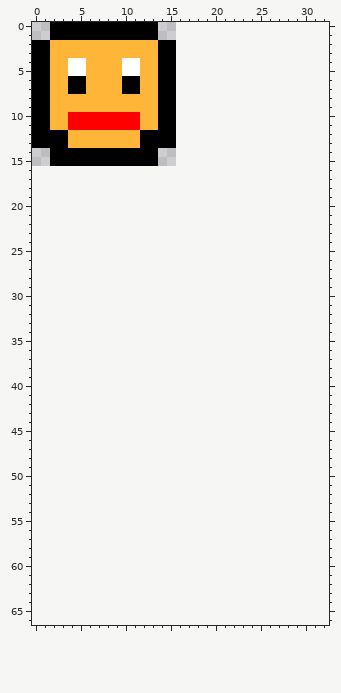
File history of a sprite sheet, Lakeside2/Content/entities/player.png. The picture above was drawn from the file before the commit.
The file is 16x16 pixels. The old version is drawn lined up with the new one, on the new canvas.
Now the later version:
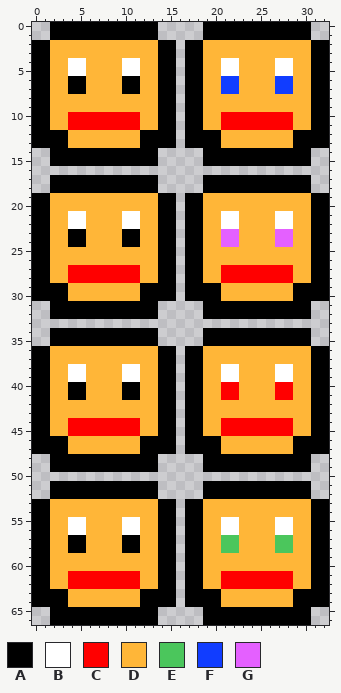
Palette (. is transparent): A #000000  B #ffffff  C #ff0000  D #ffb638  E #4bc65c  F #113dff  G #e460ff
From old to new:
canvas 16x16 -> 33x67
Changed rows in their new state; - is an unchanged pixel.
first column x 0:
 0 -------------------AAAAAAAAAAAA--
 1 -------------------AAAAAAAAAAAA--
 2 -----------------AADDDDDDDDDDDDAA
 3 -----------------AADDDDDDDDDDDDAA
 4 -----------------AADDBBDDDDBBDDAA
 5 -----------------AADDBBDDDDBBDDAA
 6 -----------------AADDFFDDDDFFDDAA
 7 -----------------AADDFFDDDDFFDDAA
 8 -----------------AADDDDDDDDDDDDAA
 9 -----------------AADDDDDDDDDDDDAA
10 -----------------AADDCCCCCCCCDDAA
11 -----------------AADDCCCCCCCCDDAA
12 -----------------AAAADDDDDDDDAAAA
13 -----------------AAAADDDDDDDDAAAA
14 -------------------AAAAAAAAAAAA--
15 -------------------AAAAAAAAAAAA--
17 --AAAAAAAAAAAA-----AAAAAAAAAAAA--
18 --AAAAAAAAAAAA-----AAAAAAAAAAAA--
19 AADDDDDDDDDDDDAA-AADDDDDDDDDDDDAA
20 AADDDDDDDDDDDDAA-AADDDDDDDDDDDDAA
21 AADDBBDDDDBBDDAA-AADDBBDDDDBBDDAA
22 AADDBBDDDDBBDDAA-AADDBBDDDDBBDDAA
23 AADDAADDDDAADDAA-AADDGGDDDDGGDDAA
24 AADDAADDDDAADDAA-AADDGGDDDDGGDDAA
25 AADDDDDDDDDDDDAA-AADDDDDDDDDDDDAA
26 AADDDDDDDDDDDDAA-AADDDDDDDDDDDDAA
27 AADDCCCCCCCCDDAA-AADDCCCCCCCCDDAA
28 AADDCCCCCCCCDDAA-AADDCCCCCCCCDDAA
29 AAAADDDDDDDDAAAA-AAAADDDDDDDDAAAA
30 AAAADDDDDDDDAAAA-AAAADDDDDDDDAAAA
31 --AAAAAAAAAAAA-----AAAAAAAAAAAA--
32 --AAAAAAAAAAAA-----AAAAAAAAAAAA--
34 --AAAAAAAAAAAA-----AAAAAAAAAAAA--
35 --AAAAAAAAAAAA-----AAAAAAAAAAAA--
36 AADDDDDDDDDDDDAA-AADDDDDDDDDDDDAA
37 AADDDDDDDDDDDDAA-AADDDDDDDDDDDDAA
38 AADDBBDDDDBBDDAA-AADDBBDDDDBBDDAA
39 AADDBBDDDDBBDDAA-AADDBBDDDDBBDDAA
40 AADDAADDDDAADDAA-AADDCCDDDDCCDDAA
41 AADDAADDDDAADDAA-AADDCCDDDDCCDDAA
42 AADDDDDDDDDDDDAA-AADDDDDDDDDDDDAA
43 AADDDDDDDDDDDDAA-AADDDDDDDDDDDDAA
44 AADDCCCCCCCCDDAA-AADDCCCCCCCCDDAA
45 AADDCCCCCCCCDDAA-AADDCCCCCCCCDDAA
46 AAAADDDDDDDDAAAA-AAAADDDDDDDDAAAA
47 AAAADDDDDDDDAAAA-AAAADDDDDDDDAAAA
48 --AAAAAAAAAAAA-----AAAAAAAAAAAA--
49 --AAAAAAAAAAAA-----AAAAAAAAAAAA--
51 --AAAAAAAAAAAA-----AAAAAAAAAAAA--
52 --AAAAAAAAAAAA-----AAAAAAAAAAAA--
53 AADDDDDDDDDDDDAA-AADDDDDDDDDDDDAA
54 AADDDDDDDDDDDDAA-AADDDDDDDDDDDDAA
55 AADDBBDDDDBBDDAA-AADDBBDDDDBBDDAA
56 AADDBBDDDDBBDDAA-AADDBBDDDDBBDDAA
57 AADDAADDDDAADDAA-AADDEEDDDDEEDDAA
58 AADDAADDDDAADDAA-AADDEEDDDDEEDDAA
59 AADDDDDDDDDDDDAA-AADDDDDDDDDDDDAA
60 AADDDDDDDDDDDDAA-AADDDDDDDDDDDDAA
61 AADDCCCCCCCCDDAA-AADDCCCCCCCCDDAA
62 AADDCCCCCCCCDDAA-AADDCCCCCCCCDDAA
63 AAAADDDDDDDDAAAA-AAAADDDDDDDDAAAA
64 AAAADDDDDDDDAAAA-AAAADDDDDDDDAAAA
65 --AAAAAAAAAAAA-----AAAAAAAAAAAA--
66 --AAAAAAAAAAAA-----AAAAAAAAAAAA--
